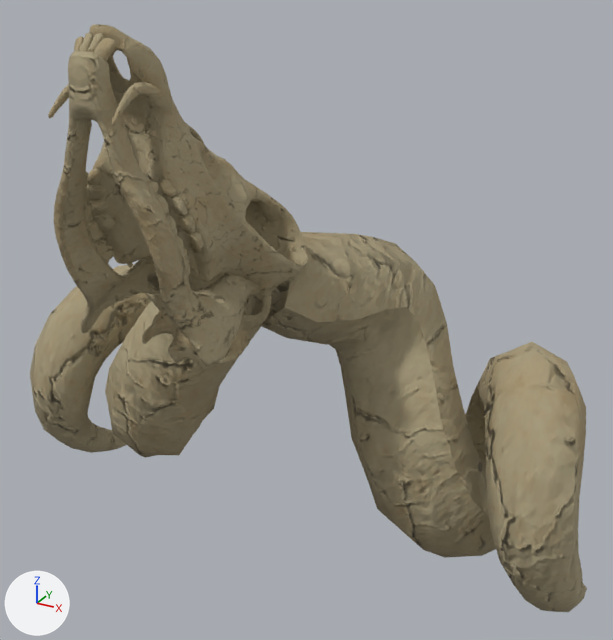
An edit to the Blender file src/addons/no_mans_sky_base_builder/models-high-res/assets/FOS_HEAD_BE.blend, drawn before and after from the same camera.
Both versions are drawn from a camera (50 mm lens) standing at (1.46, -1.48, 0.91) and looking at (0.15, 0.91, -0.29). Arrows for +X, +Y and +Z are at lower left; the lights stay in place. The picture after the commit comes second.

Names of what the first picture shows: 'FOS_HEAD_BE'.
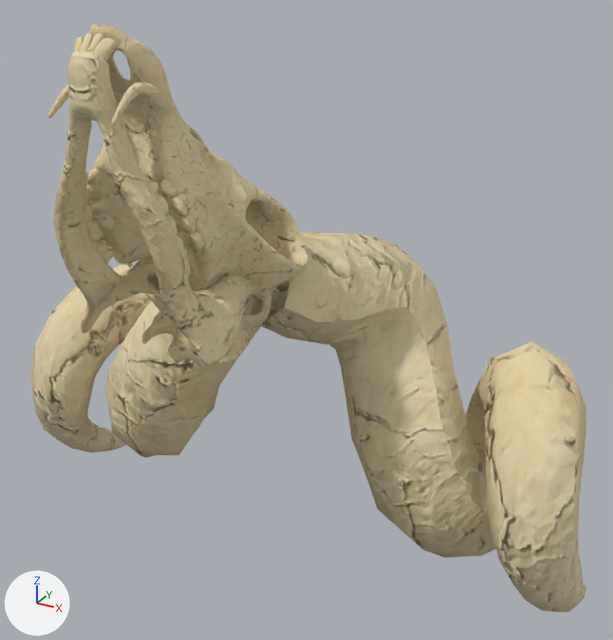
Pixel boxes [x1, y1, x2, y2] of what changed, in the pictures (613 x 640 px):
'FOS_HEAD_BE', surface changed (yellow to beige): [30, 24, 587, 612] in both

Edits to the bpy script that builds the scene:
```text
Change mat_bonetileable:
    where n8 = _N.new('ShaderNodeMixRGB'); n8.name = 'Mix (Legacy)'
    add n8.inputs[0].default_value = 0.0  # 'Factor'
```
